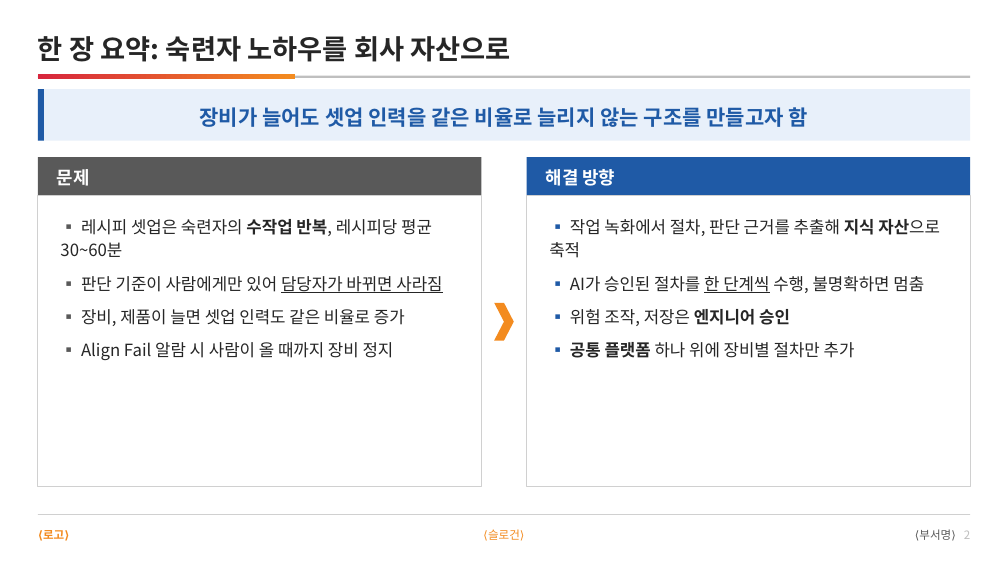
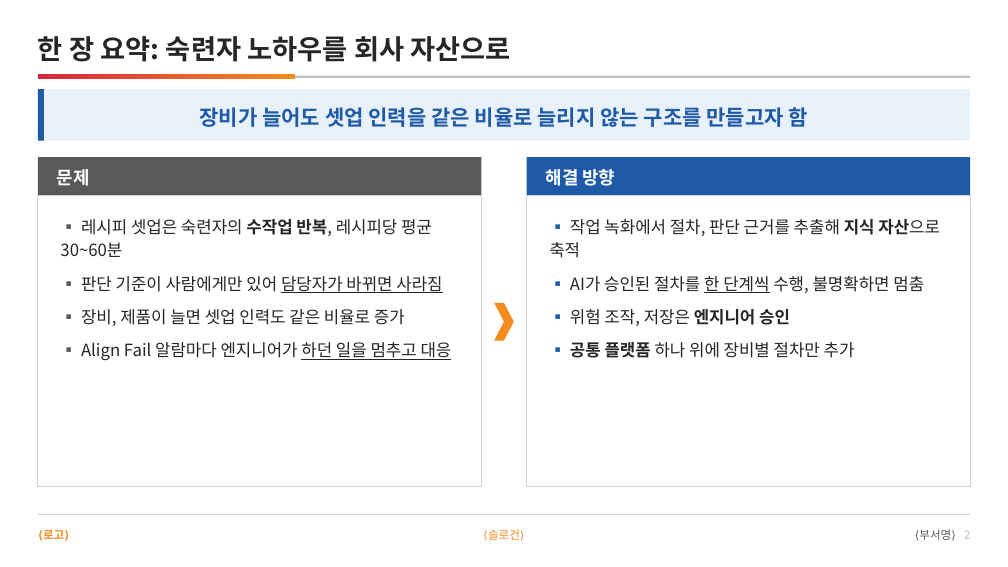
Before and after one commit to DarrenKoi/pm_notes, a slide deck: slide 2 of my-task/arc-tf/deliverables/arc-tf-exec-summary.pptx. Drawn at 1008x567 pixels with LibreOffice and Linux fonts; fonts in the diff are those of the drawing. Boxes give left, top, right and bottom in pixels: in the first picture for what was removed or moved away, otherwise in the second. Text is boxed around its words. In the diff, an @@ line names an element or a change of style, - is before the commit and + after.

```diff
--- a/my-task/arc-tf/deliverables/arc-tf-exec-summary.pptx
+++ b/my-task/arc-tf/deliverables/arc-tf-exec-summary.pptx
@@ text at (81, 342, 452, 360): text changed @@
-▪ Align Fail 알람 시 사람이 올 때까지 장비 정지
+▪ Align Fail 알람마다 엔지니어가 하던 일을 멈추고 대응
```
Also in this commit, not shown: 2 other slides changed, 17 other files.
